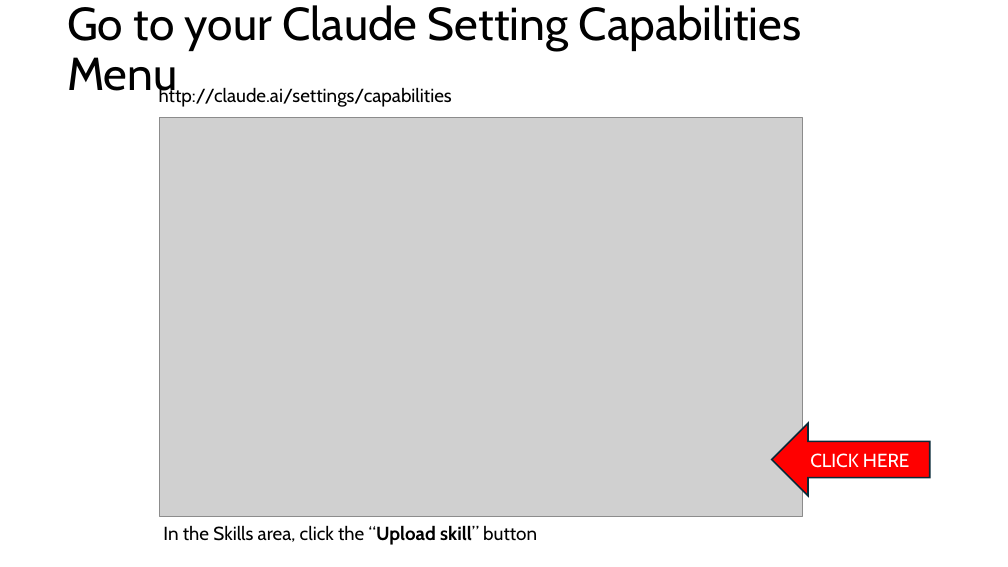
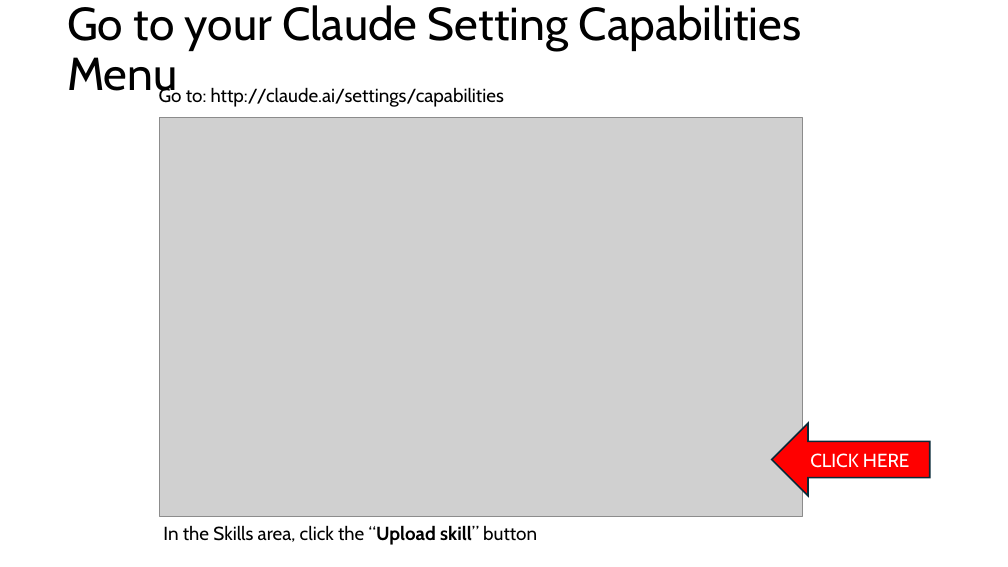
Before and after one commit to dmccreary/microsims, a slide deck: slide 5 of slides/Using-Claude-Skill-to-Generate-MicroSims.pptx (slide 2 before the commit). Drawn at 1008x567 pixels with LibreOffice and Linux fonts; fonts in the diff are those of the drawing; grey boxes stand for pictures. Boxes give left, top, right and bottom in pixels: in the first picture for what was removed or moved away, otherwise in the second. Text is boxed around its words. In the diff, an @@ line names an element or a change of style, - is before the commit and + after.

```diff
--- a/slides/Using-Claude-Skill-to-Generate-MicroSims.pptx
+++ b/slides/Using-Claude-Skill-to-Generate-MicroSims.pptx
@@ text at [159,86,504,107]: text changed @@
-http://claude.ai/settings/capabilities
+Go to: http://claude.ai/settings/capabilities
```
Also in this commit, not shown: 5 slides added, 5 other files.
